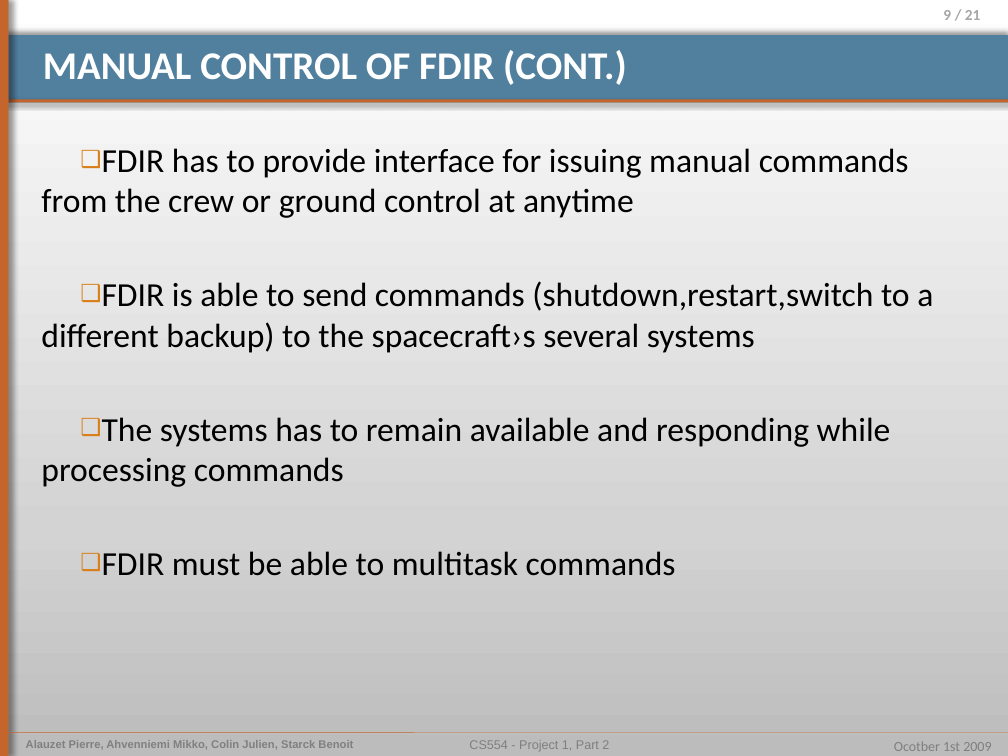
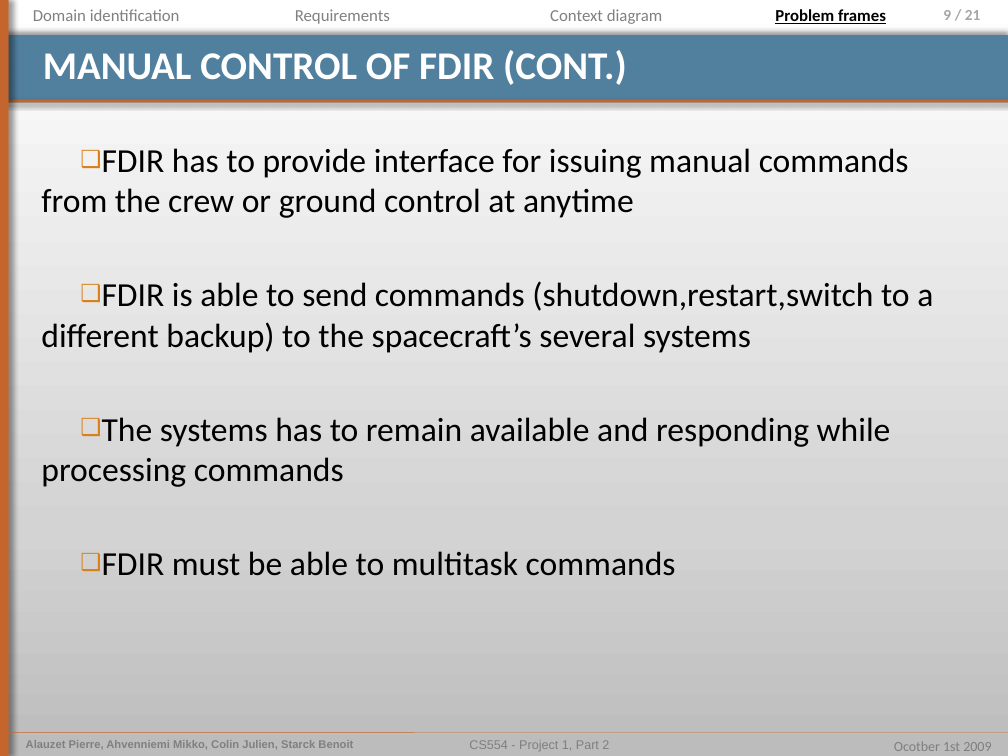
Before and after one commit to pierrealauzet/euroteam, a slide deck: slide 9 of Project 1/Part 2/CS554_EuroTeam_Problem_Frames.pptx. Drawn at 1008x756 pixels with LibreOffice and Linux fonts; fonts in the diff are those of the drawing. Boxes give left, top, right and bottom in pixels: in the first picture for what was removed or moved away, otherwise in the second. Text is boxed around its words. In the diff, an @@ line names an element or a change of style, - is before the commit and + after.

```diff
--- a/Project 1/Part 2/CS554_EuroTeam_Problem_Frames.pptx
+++ b/Project 1/Part 2/CS554_EuroTeam_Problem_Frames.pptx
@@ text added at box(33, 9, 180, 21), 12 pt, text #808080 @@
+Domain identification
@@ text added at box(295, 9, 390, 24), 12 pt, text #808080 @@
+Requirements
@@ text added at box(550, 9, 663, 24), 12 pt, text #808080 @@
+Context diagram
@@ text added at box(775, 9, 886, 24), 12 pt, text #000000, bold, underline @@
+Problem frames
@@ text at box(41, 281, 933, 353): text changed @@
-❑ FDIR is able to send commands (shutdown,restart,switch to a different backup) to the spacecraft›s several systems
+❑ FDIR is able to send commands (shutdown,restart,switch to a different backup) to the spacecraft’s several systems
```
Also in this commit, not shown: 17 other slides changed, 1 other file.
